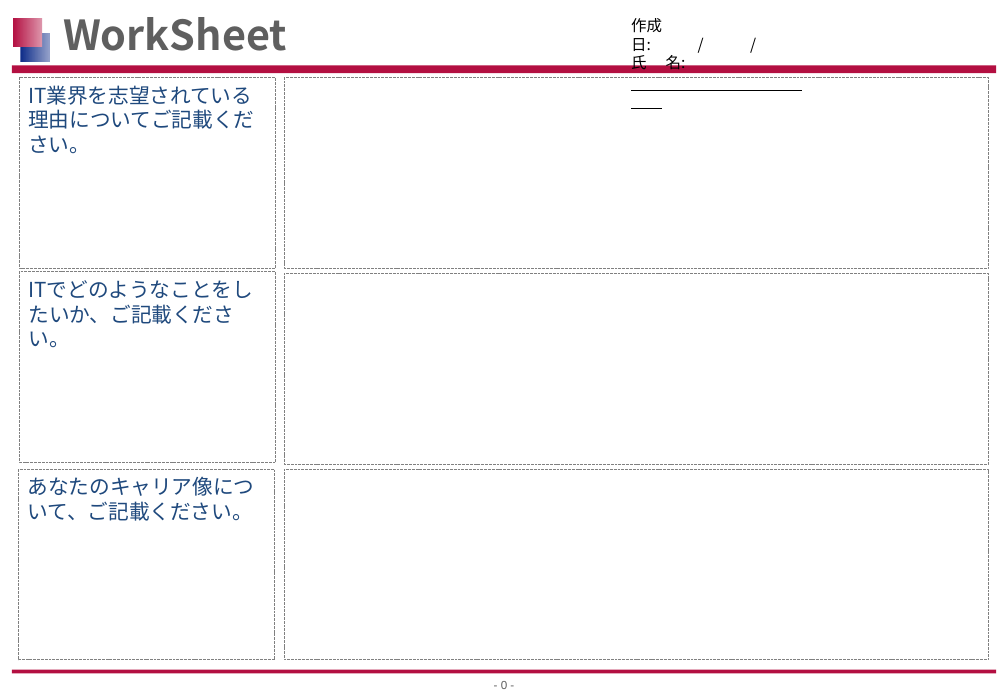
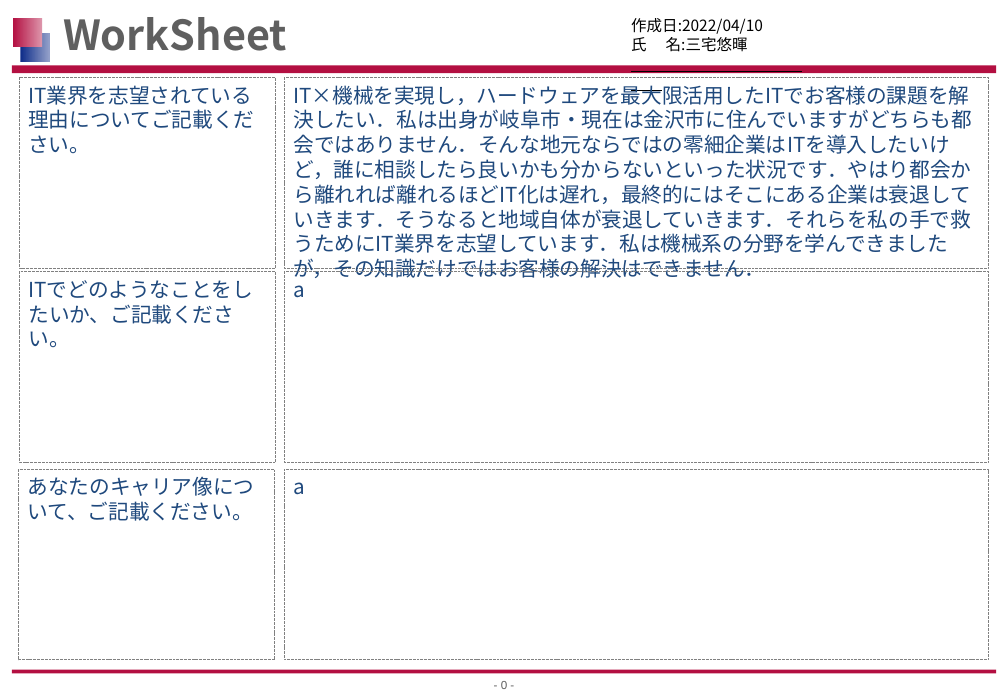
Before and after one commit to MiyakeYuuki/looking_for_work_2023, a slide deck: slide 1 of 12_ヒューマンインタラクティブテクノロジー/WorkSheet_HITからの質問事項_三宅悠暉(金沢大学大学院).pptx. Drawn at 1008x698 pixels with LibreOffice and Linux fonts; fonts in the diff are those of the drawing; background and template pictures are left out. Boxes give left, top, right and bottom in pixels: in the first picture for what was removed or moved away, otherwise in the second. Text is boxed around its words. In the diff, an @@ line names an element or a change of style, - is before the commit and + after.

```diff
--- a/12_ヒューマンインタラクティブテクノロジー/WorkSheet_HITからの質問事項_三宅悠暉(金沢大学大学院).pptx
+++ b/12_ヒューマンインタラクティブテクノロジー/WorkSheet_HITからの質問事項_三宅悠暉(金沢大学大学院).pptx
@@ text at box(631, 18, 763, 52): text changed @@
-作成日: / /
-氏 名:
+作成日:2022/04/10
+氏 名:三宅悠暉
@@ text in rectangle at box(293, 85, 972, 278): text added @@
+IT×機械を実現し，ハードウェアを最大限活用したITでお客様の課題を解決したい．私は出身が岐阜市・現在は金沢市に住んでいますがどちらも都会ではありません．そんな地元ならではの零細企業はITを導入したいけど，誰に相談したら良いかも分からないといった状況です．やはり都会から離れれば離れるほどIT化は遅れ，最終的にはそこにある企業は衰退していきます．そうなると地域自体が衰退していきます．それらを私の手で救うためにIT業界を志望しています．私は機械系の分野を学んできましたが，その知識だけではお客様の解決はできません．
@@ text in rectangle at box(293, 276, 305, 298): text added @@
+a
@@ text in rectangle at box(293, 482, 305, 495): text added @@
+a
```
Also in this commit, not shown: 3 other files.
